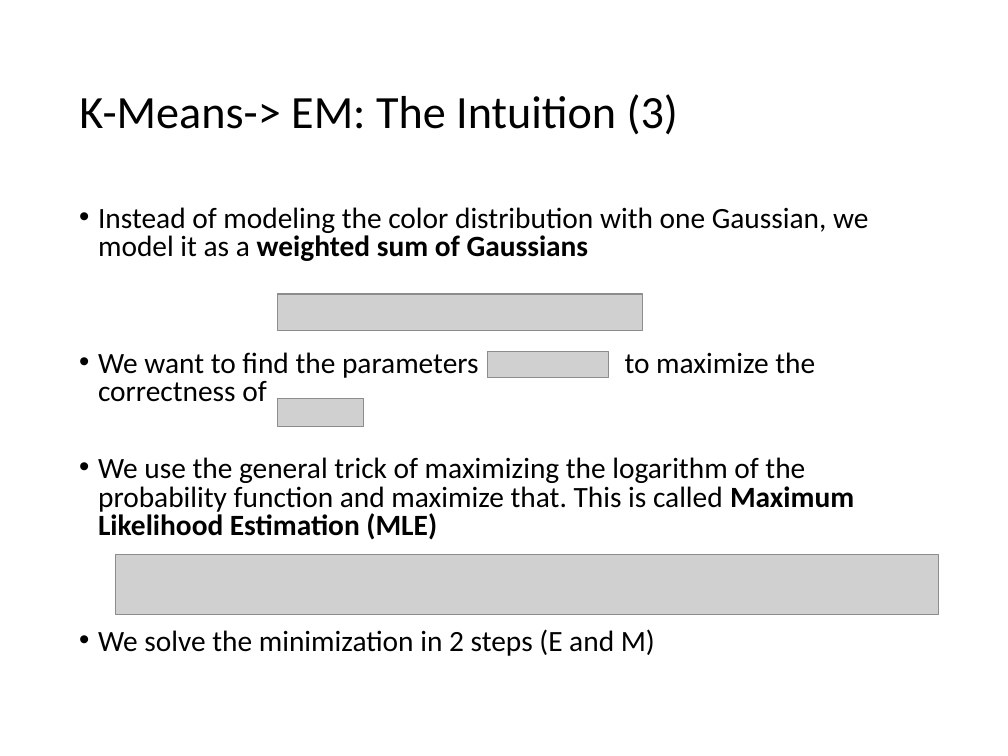
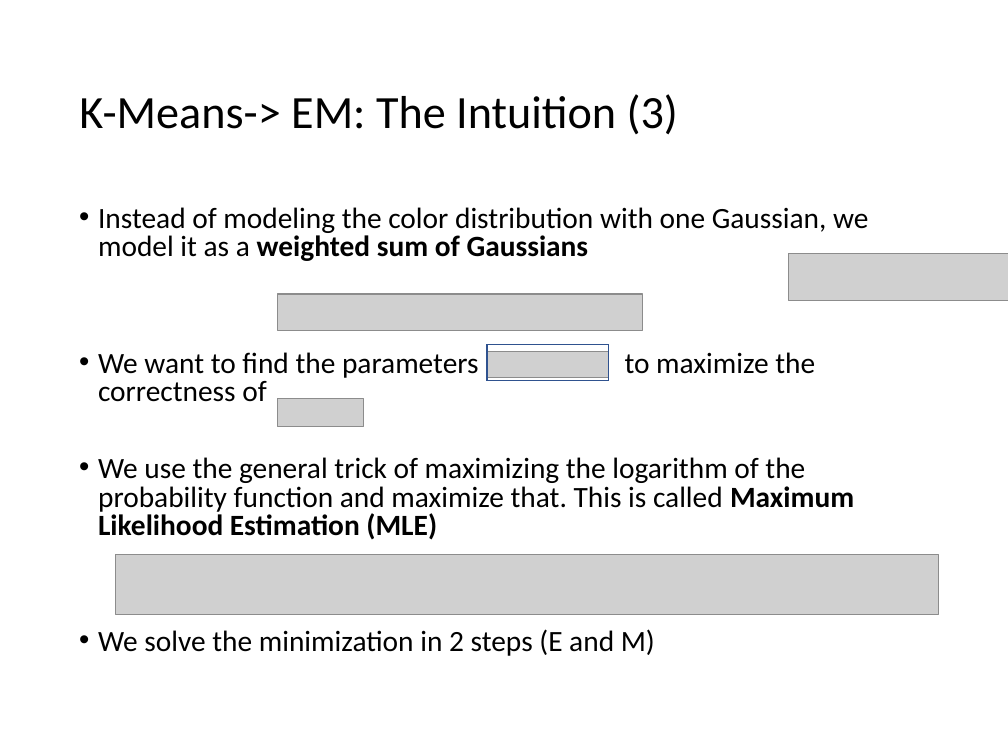
Before and after one commit to cmsc426spring2019/cmsc426spring2019.github.io, a slide deck: slide 17 of lectures/week_2/EM.ppt. Drawn at 1008x756 pixels with LibreOffice and Linux fonts; fonts in the diff are those of the drawing; grey boxes stand for pictures. Boxes give left, top, right and bottom in pixels: in the first picture for what was removed or moved away, otherwise in the second. Text is boxed around its words. In the diff, an @@ line names an element or a change of style, - is before the commit and + after.

```diff
--- a/lectures/week_2/EM.ppt
+++ b/lectures/week_2/EM.ppt
@@ picture added at [788, 253, 1008, 300] @@
@@ rectangle added at [487, 345, 608, 381], outline #2F528F 0.99 pt @@
```
Also in this commit, not shown: 4 other slides changed, 3 slides added.
